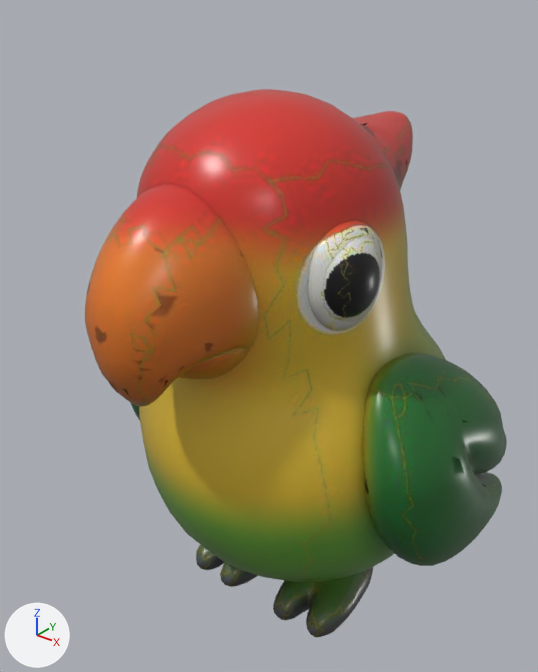
An edit to the glTF model assets/models/gigi_toy.glb, drawn before and after from the same camera.
Rendered twice from a camera (50 mm lens) standing at (0.62, -0.901, 0.534) and looking at (-0.063, -0.048, 0.005). Lighting does not change. The marker at lower left points along +X, +Y and +Z. The first picture is the older version. Vertices at exactly the same position are counted once.

Objects in the first picture: 'mesh_node'.
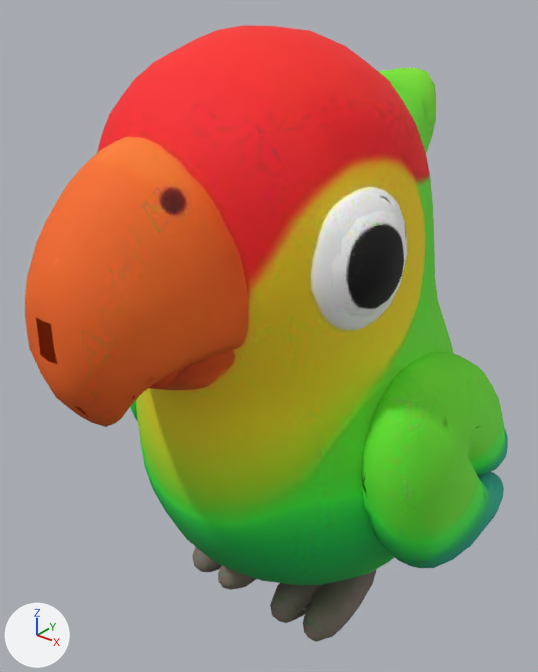
Edits to the bpy script that builds the scene:
```text
Add img_image_0:
    img_image_0 = load_image('Image_0', '_unpacked/Image_0', 1024, 1024, 'sRGB')
Add mat_material_0:
    mat_material_0 = principled_material('Material_0')
    mat_material_0.texture = img_image_0
    mat_material_0.roughness = 0.8
Change me_mesh:
    used by ob_mesh_node; location = (0.0, 0.0, 0.0)
    remove me_mesh.from_pydata(...)  # 8349 vertices, 16430 faces; spans x -0.315..0.315, y -0.43..0.5, z -0.472..0.4
    remove me_mesh.materials.append(mat_material)  # picture img_gigi_pintada
    add me_mesh.from_pydata(...)  # 8349 vertices, 16430 faces; spans x -0.316..0.316, y -0.5..0.5, z -0.475..0.479
    me_mesh part 1: 8343 of 8349 vertices moved; they spanned x -0.315..0.315, y -0.43..0.5, z -0.472..0.4 and now span x -0.316..0.316, y -0.5..0.5, z -0.475..0.479; mean shift (0.0, -0.01, 0.017); largest move (0.0, -0.426, 0.201) -> (0.001, -0.496, 0.246)
    add me_mesh.materials.append(mat_material_0)  # picture img_image_0
```

Changed parts and their boxes [x1, y1, x2, y2] in the pictures (538 x 672 px):
'mesh_node', recoloured, reshaped (14% wider, 12% taller)
    before: [85, 89, 507, 638]
    after: [25, 25, 508, 642]
